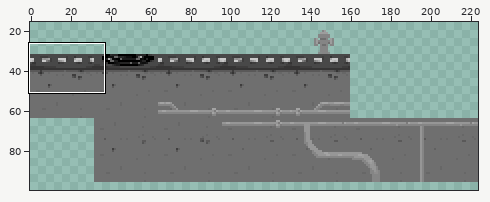
One commit to this sprite sheet: sprites/spr_tileset/b998f317-332a-4edc-a030-b398d77fa48d.png. The picture above shows the old version from afar; the outline marks the close-up.
Close-up. As it was:
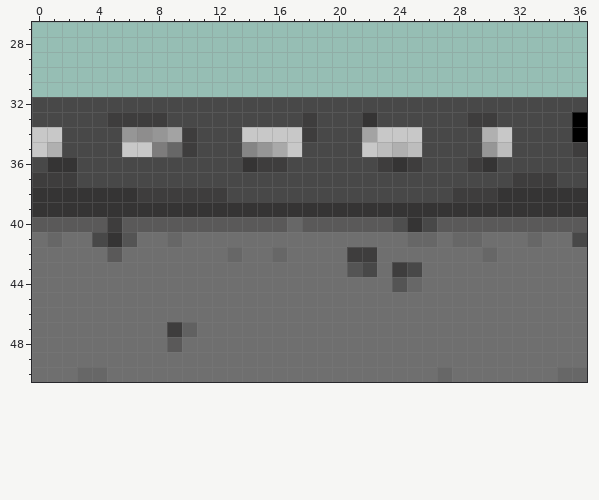
The file is 224x150 pixels. Pixels under 10% opacity are left out. Colours within 5 levels of each other are drawn and written as one. Shown: x 0..36, y 27..50. The wide view leaves out empty margins.
Once edited:
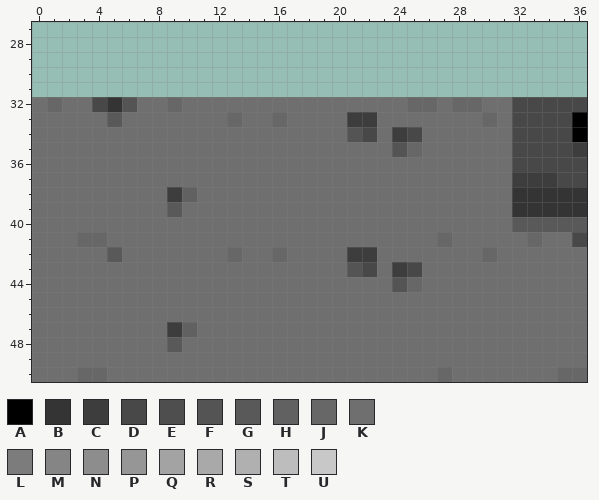
Palette (. is transparent): A #000000  B #353434  C #3e3d3d  D #484848  E #4e4e4e  F #545454  G #5a5959  H #616161  J #676767  K #6f6f6f  L #7d7c7c  M #858585  N #8e8d8d  P #969696  Q #a3a3a3  R #a9a9a9  S #b0b0b0  T #bdbdbd  U #c8c8c8
The exact change:
@@ x 0..36 @@
 31 .....................................
-32 DDDDDDDDDDDDDDDDDDDDDDDDDDDDDDDDDDDDD
-33 DDDDDCCCCDDDDDDDDDCDDDBDDDDDDCCDDDDDA
-34 UUDDDDPNPQCDDDUUUUCDDDQUUUDDDDSUDDDDA
-35 USDDDDUULJCDDDMPRUDDDDUTSTDDDDPTDDDDC
-36 DBBDDDDDDDDDDDBCCDDDDDDCBCDDDCBDDDDDD
-37 CCCDDDDDDDDDDDDDDDDDDDDDDDDDDDDDCCCDD
-38 BBBBBBBCCCCCCDDDDDDDDDDDDDDDCCCBBBBBB
-39 BBBBBBBBBBBBBBBBBBBBBBBBBBBBBBBBBBBBB
-40 GGGGGCGGGGGGGGGGGJGGGGGGEBDGGGGGGGGGG
-41 KJKKDBFKKJKKKKKKKKKKKKKKKJJKJJKKKJKKD
+32 KJKKDBFKKJKKKKKKKKKKKKKKKJJKJJKKDDDDD
+33 KKKKKGKKKKKKKJKKJKKKKCCKKKKKKKJKDDDDA
+34 KKKKKKKKKKKKKKKKKKKKKFDKCDKKKKKKDDDDA
+35 KKKKKKKKKKKKKKKKKKKKKKKKFJKKKKKKDDDDC
+36 KKKKKKKKKKKKKKKKKKKKKKKKKKKKKKKKDDDDD
+37 KKKKKKKKKKKKKKKKKKKKKKKKKKKKKKKKCCCDD
+38 KKKKKKKKKCHKKKKKKKKKKKKKKKKKKKKKBBBBB
+39 KKKKKKKKKGKKKKKKKKKKKKKKKKKKKKKKBBBBB
+40 KKKKKKKKKKKKKKKKKKKKKKKKKKKKKKKKGGGGG
+41 KKKJJKKKKKKKKKKKKKKKKKKKKKKJKKKKKJKKD
 42 KKKKKGKKKKKKKJKKJKKKKCCKKKKKKKJKKKKKK
